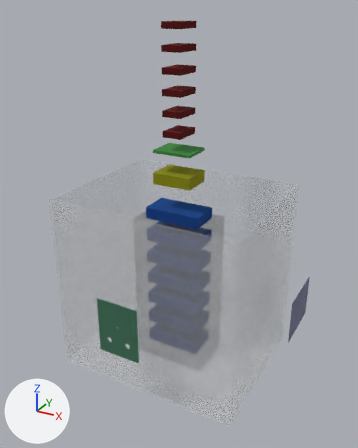
One commit to the glTF model assemblies/compute-container/defense-ac/assembly-exploded.glb: the scene before it, then after it.
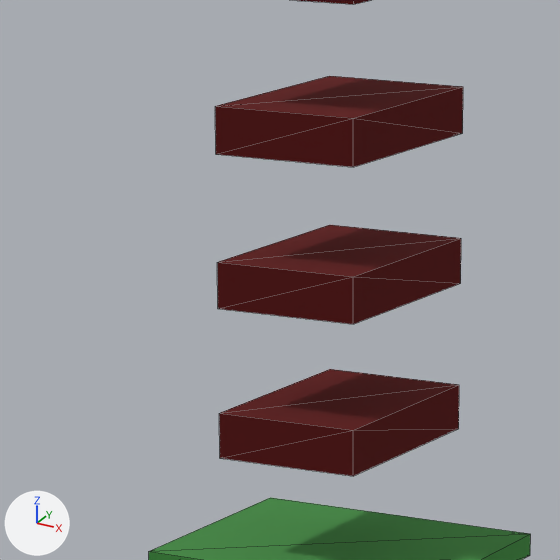
There are two pictures of each version: one whole from a 50 mm camera at (3419.0, -6218.0, 5477.0) aimed at (187.0, -342.0, 2540.0), one close up on the part from 37% to 58% of the width and 17% to 34% of the height. The axes (+X, +Y, +Z) are drawn at lower left. The lights are the same throughout. The first two pictures are the older version. The close-ups show mesh edges as thin lines. Where no turn or scale is listed for an object, it has been applied to the vertices.

Names of what the first close-up shows: 'CMP-PDU-001#1', 'CMP-PDU-001#2', 'CMP-PDU-001#3', 'CMP-SWITCH-001' and 1 more.
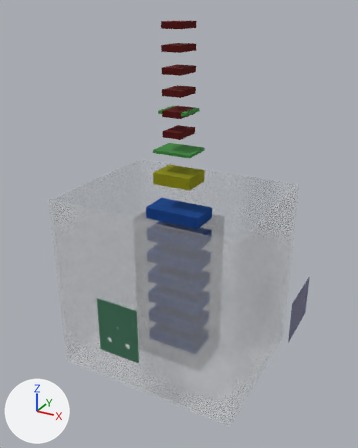
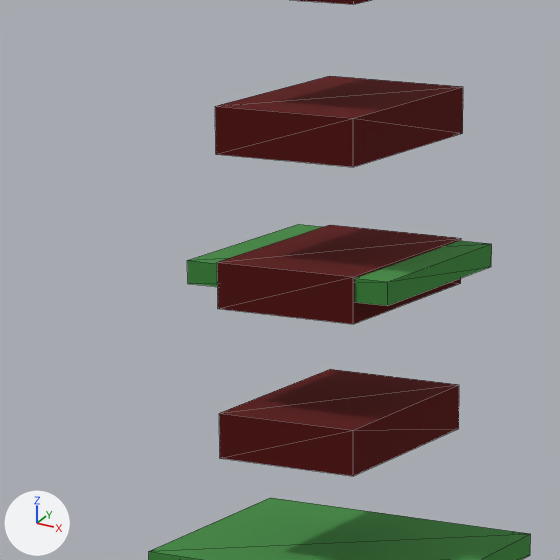
Changed parts and their boxes [x1, y1, x2, y2] in the close-ups (560 x 560 px):
'CMP-SWITCH-003', added (green): after [187, 224, 492, 306]

Diff of the bpy script that builds the scene:
```diff
--- a/assemblies/compute-container/defense-ac/assembly-exploded.glb.py
+++ b/assemblies/compute-container/defense-ac/assembly-exploded.glb.py
@@ me_cmp_switch_003 @@
+me_cmp_switch_003.from_pydata(...)  # a box spanning x -216.0..216.0, y -214.0..214.0, z -22.0..22.0
+me_cmp_switch_003.materials.append(mat_mat_4)  # green #66b366
@@ ob_cmp_switch_003 @@
+ob_cmp_switch_003 = bpy.data.objects.new('CMP-SWITCH-003', me_cmp_switch_003)
+ob_cmp_switch_003.location = (0.0, 0.0, 4118.0)
```
